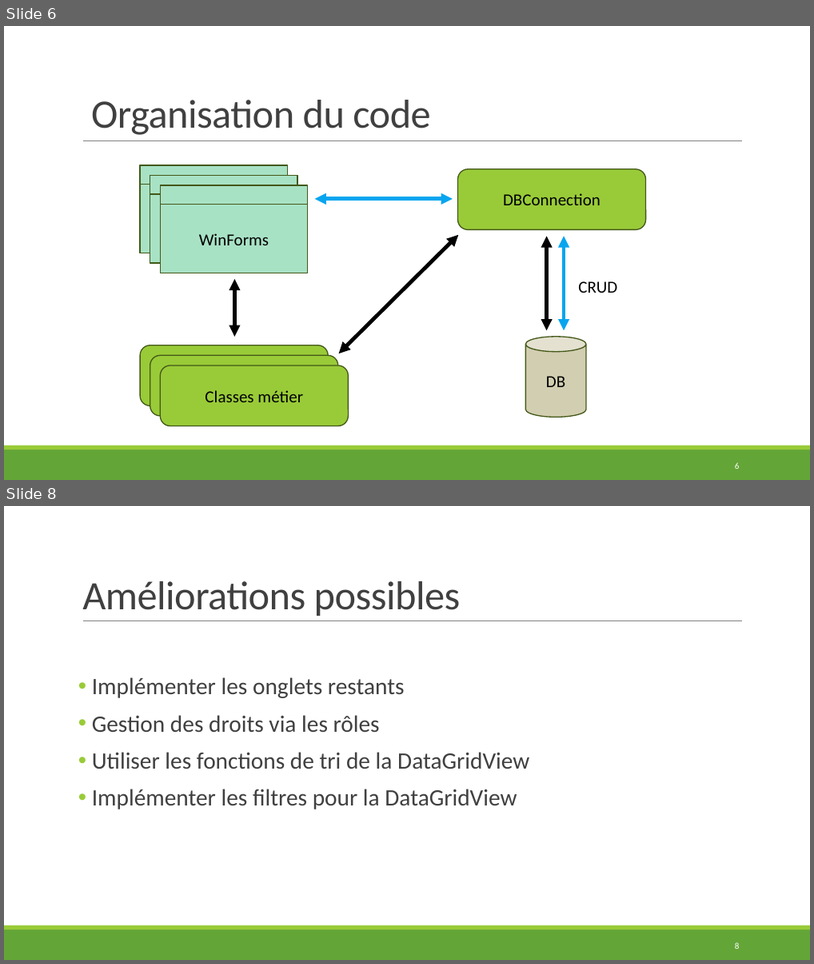
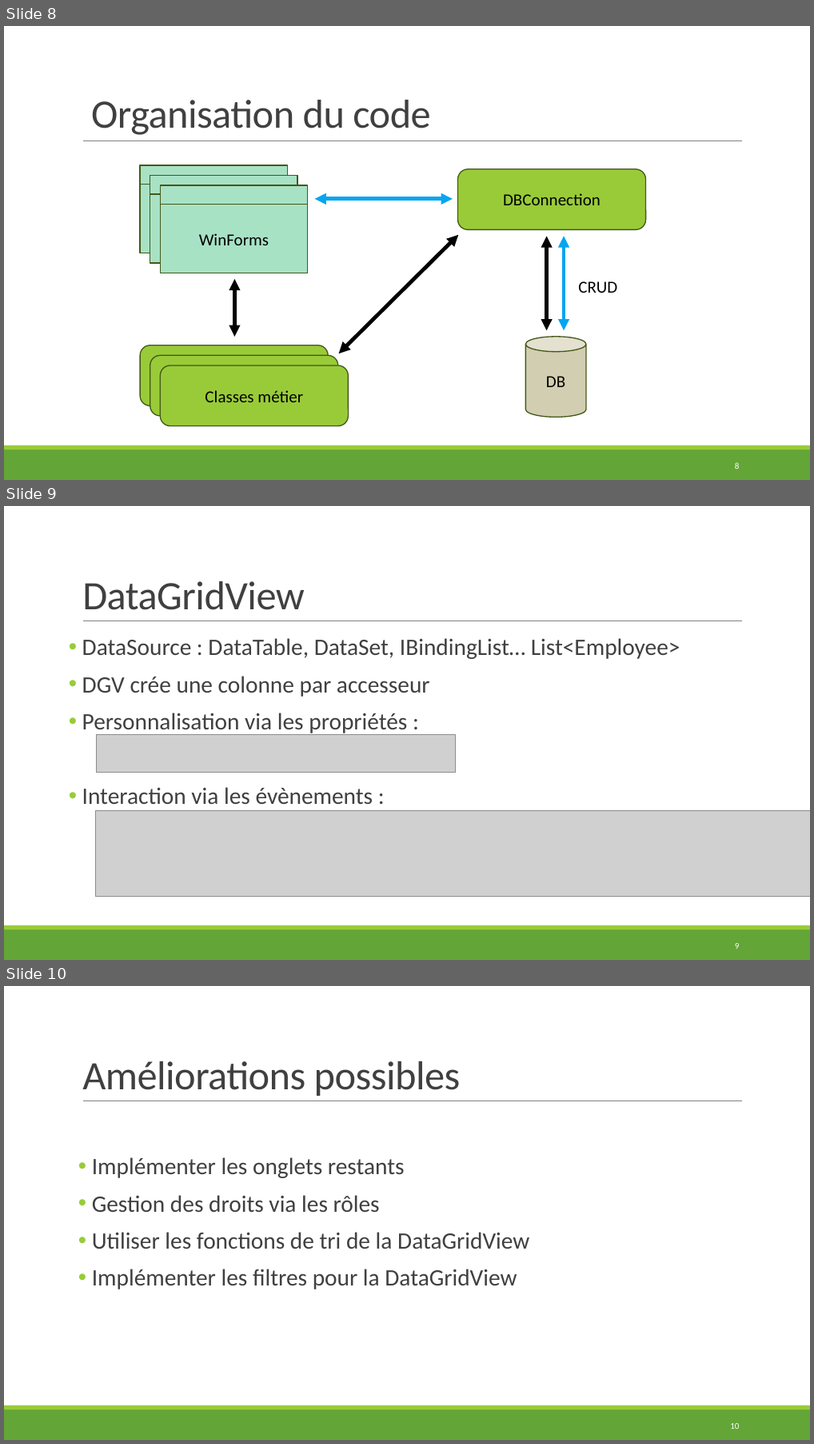
Before and after one commit to AntoineMartet/CargoFlow, a slide deck: Documentation/CargoFlow_Presentation.pptx. Shown one above the other, each under a label of ours: slides 6 and 8 before the commit, slides 8, 9 and 10 after it; the slides between them are not shown. The pictures are 814x964 and 814x1444 pixels, drawn with LibreOffice and Linux fonts; fonts in the diff are those of the drawing; grey boxes stand for pictures. Boxes give left, top, right and bottom in pixels: in the first picture for what was removed or moved away, otherwise in the second. Text is boxed around its words. In the diff, an @@ line names an element or a change of style, - is before the commit and + after.

```diff
--- a/Documentation/CargoFlow_Presentation.pptx
+++ b/Documentation/CargoFlow_Presentation.pptx
@@ slide 9 added at (4, 506, 810, 960), background #FFFFFF; not listed: 3 template elements that a slide beside it also shows @@
@@ title added at (82, 581, 304, 610), 48 pt, text #404040 @@
+DataGridView
@@ text added at (82, 638, 681, 804), 28 pt, text #404040 @@
+• DataSource : DataTable, DataSet, IBindingList… List<Employee>
+• DGV crée une colonne par accesseur
+• Personnalisation via les propriétés :
+• Interaction via les évènements :
@@ picture added at (96, 734, 455, 772) @@
@@ picture added at (95, 810, 810, 896) @@
@@ page number added at (735, 943, 740, 948), 10.5 pt, text #FFFFFF @@
+9
@@ what was slide 6 is now slide 8 @@
@@ what was slide 8 is now slide 10 @@
@@ page number at (730, 1423, 739, 1428): text changed @@
-8
+10
```
Also in this commit, not shown: 2 slides changed, 5 other slides added, 4 slides removed, 7 other files.
